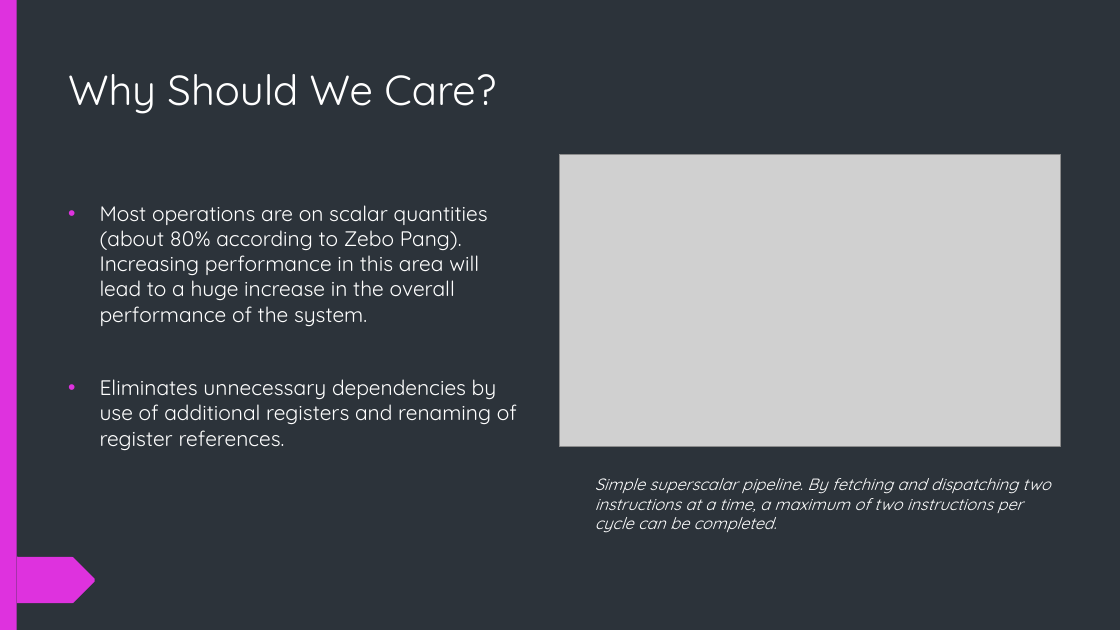
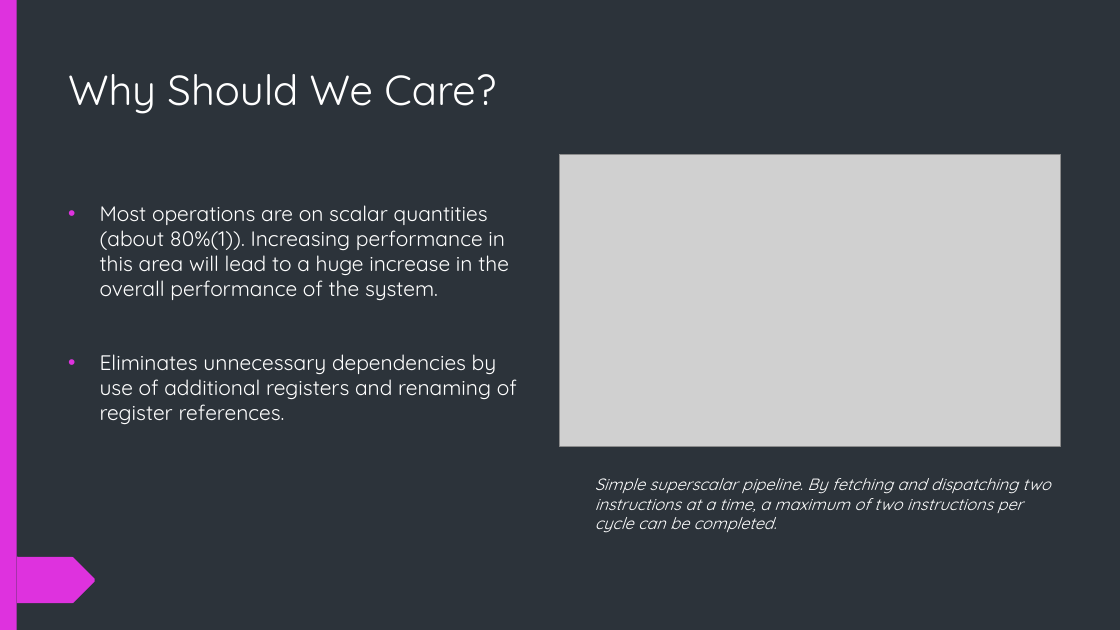
Before and after one commit to BlenderCN-Org/University-Assignments, a slide deck: slide 3 of CS3340 - Computer Architecture/hw5/mgm160130.pptx. Drawn at 1120x630 pixels with LibreOffice and Linux fonts; fonts in the diff are those of the drawing; grey boxes stand for pictures. Boxes give left, top, right and bottom in pixels: in the first picture for what was removed or moved away, otherwise in the second. Text is boxed around its words. In the diff, an @@ line names an element or a change of style, - is before the commit and + after.

```diff
--- a/CS3340 - Computer Architecture/hw5/mgm160130.pptx
+++ b/CS3340 - Computer Architecture/hw5/mgm160130.pptx
@@ text at (100,205,509,300): text changed @@
-• Most operations are on scalar quantities (about 80% according to Zebo Pang). Increasing performance in this area will lead to a huge increase in the overall performance of the system.
+• Most operations are on scalar quantities (about 80%(1)). Increasing performance in this area will lead to a huge increase in the overall performance of the system.
```
Also in this commit, not shown: 3 other slides changed, 5 slides added, 1 slide removed, 1 other file.
